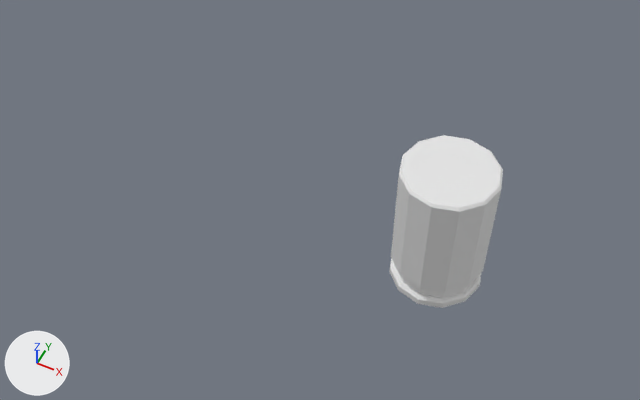
The Blender file Models/World Objects.blend: old version first, new version second.
Both versions are drawn from a 50 mm lens placed at (2.99, -11.54, 15.19), pointed at (-2.68, -0.22, 1.03). Lighting does not change. The marker at lower left points along +X, +Y and +Z.
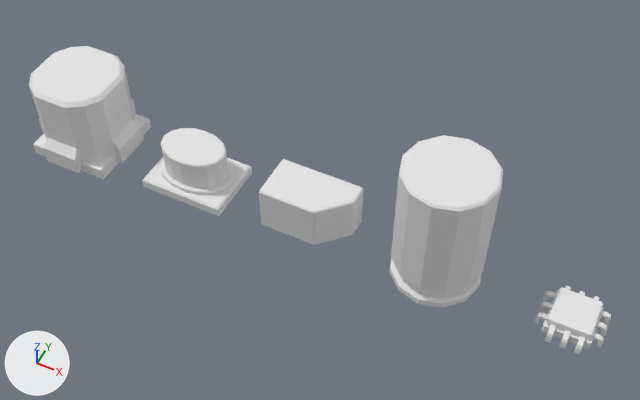
Where the change shows, as pixel boxes (x1, y1, x2, y2) in the pictures (640 x 400 px):
'Object 1.col', added: after (29, 46, 151, 180)
'Object 3', shown: after (259, 159, 363, 245)
'Object 2col', added: after (142, 128, 252, 216)
'Cube', shown: after (534, 285, 611, 354)

Patch to the scene script:
```diff
--- a/Models/World Objects.blend.py
+++ b/Models/World Objects.blend.py
@@ me_cube_008_1 @@
+me_cube_008_1.from_pydata(...)  # 108 vertices, 92 faces; spans x -1.03..1.03, y -0.77..0.77, z -0.13..1.0
@@ me_cube_003_1 @@
+me_cube_003_1.from_pydata(...)  # 140 vertices, 123 faces; spans x -1.19..1.19, y -1.19..1.19, z -0.13..2.0
@@ ob_object_3 @@
 ob_object_3 = bpy.data.objects.new('Object 3', me_cube)
-ob_object_3.location = (0.0, 0.0, 0.44)
+ob_object_3.location = (-3.0, 0.0, 0.44)
 ob_object_3.scale = (0.566, 0.566, 0.566)
-ob_object_3.hide_set(True)
@@ ob_cube @@
 ob_cube = bpy.data.objects.new('Cube', me_cube_001)
-ob_cube.location = (0.0, 0.0, 0.0)
+ob_cube.location = (3.0, 0.0, 0.0)
 ob_cube.scale = (0.5, 0.5, 1.0)
-ob_cube.hide_set(True)
@@ ob_object_2col @@
+ob_object_2col = bpy.data.objects.new('Object 2col', me_cube_008_1)
+ob_object_2col.location = (-6.0, 0.0, 0.0)
@@ ob_object_1_col @@
+ob_object_1_col = bpy.data.objects.new('Object 1.col', me_cube_003_1)
+ob_object_1_col.location = (-9.0, 0.0, 0.0)
```
